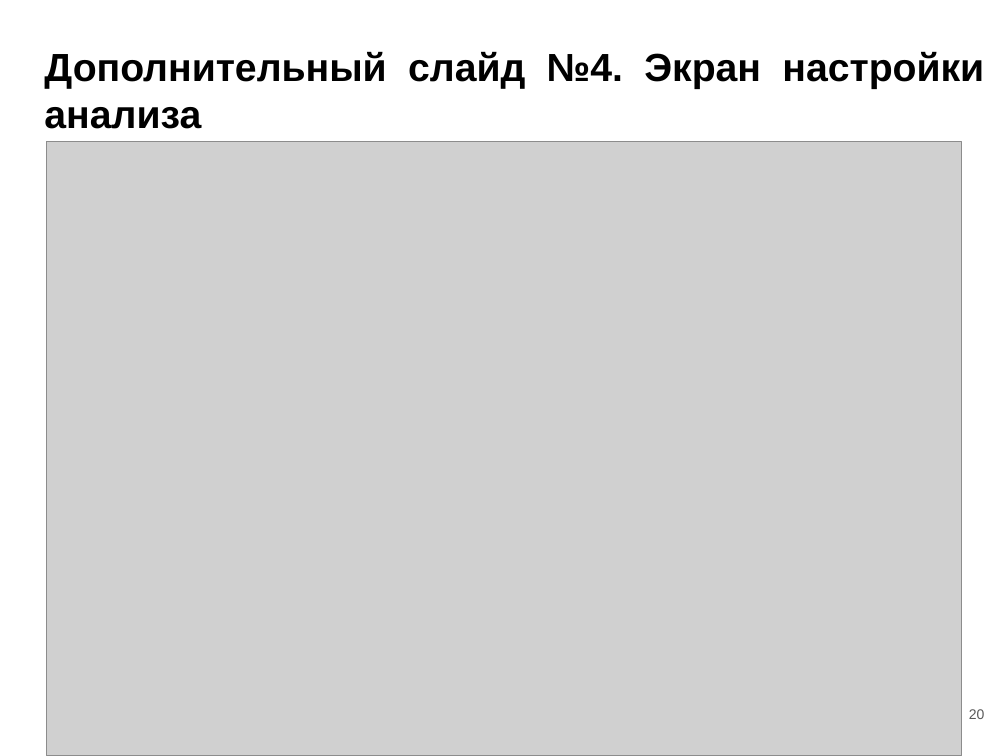
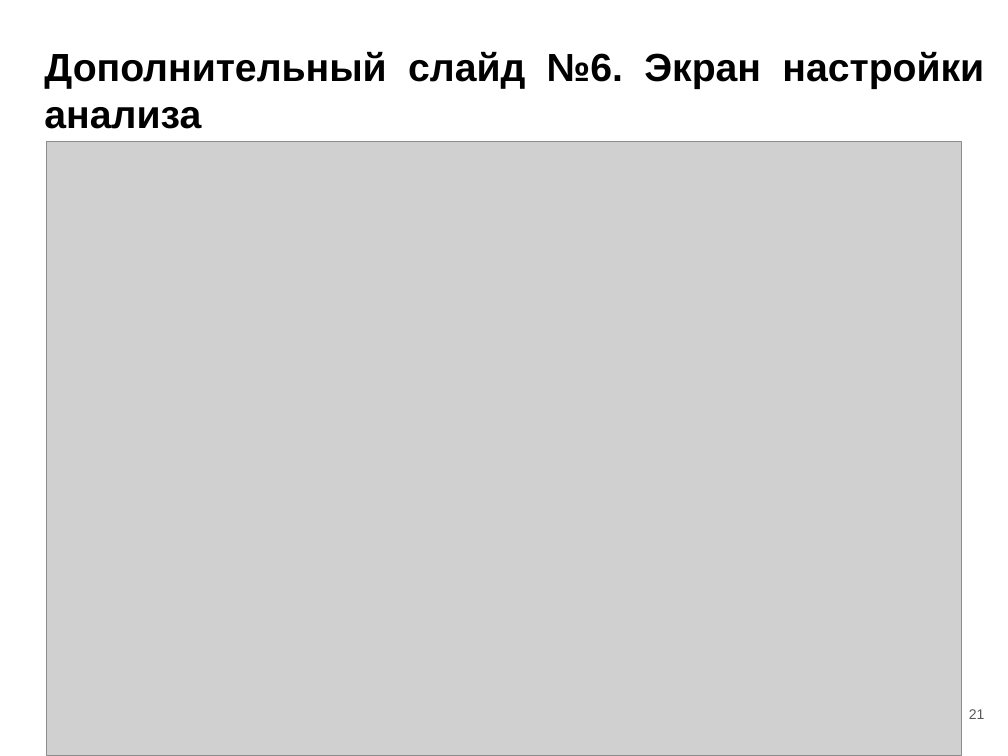
Before and after one commit to OSLL/sw-auto, a slide deck: slide 21 of paper_work/masters thesis/msc_slides.pptx (slide 20 before the commit). Drawn at 1008x756 pixels with LibreOffice and Linux fonts; fonts in the diff are those of the drawing; grey boxes stand for pictures. Boxes give left, top, right and bottom in pixels: in the first picture for what was removed or moved away, otherwise in the second. Text is boxed around its words. In the diff, an @@ line names an element or a change of style, - is before the commit and + after.

```diff
--- a/paper_work/masters thesis/msc_slides.pptx
+++ b/paper_work/masters thesis/msc_slides.pptx
@@ title at [44, 51, 984, 129]: text changed @@
-Дополнительный слайд №4. Экран настройки анализа
+Дополнительный слайд №6. Экран настройки анализа
@@ page number at [969, 709, 985, 719]: text changed @@
-20
+21
```
Also in this commit, not shown: 20 other slides changed, 5 slides added, 4 slides removed, 1 other file.
